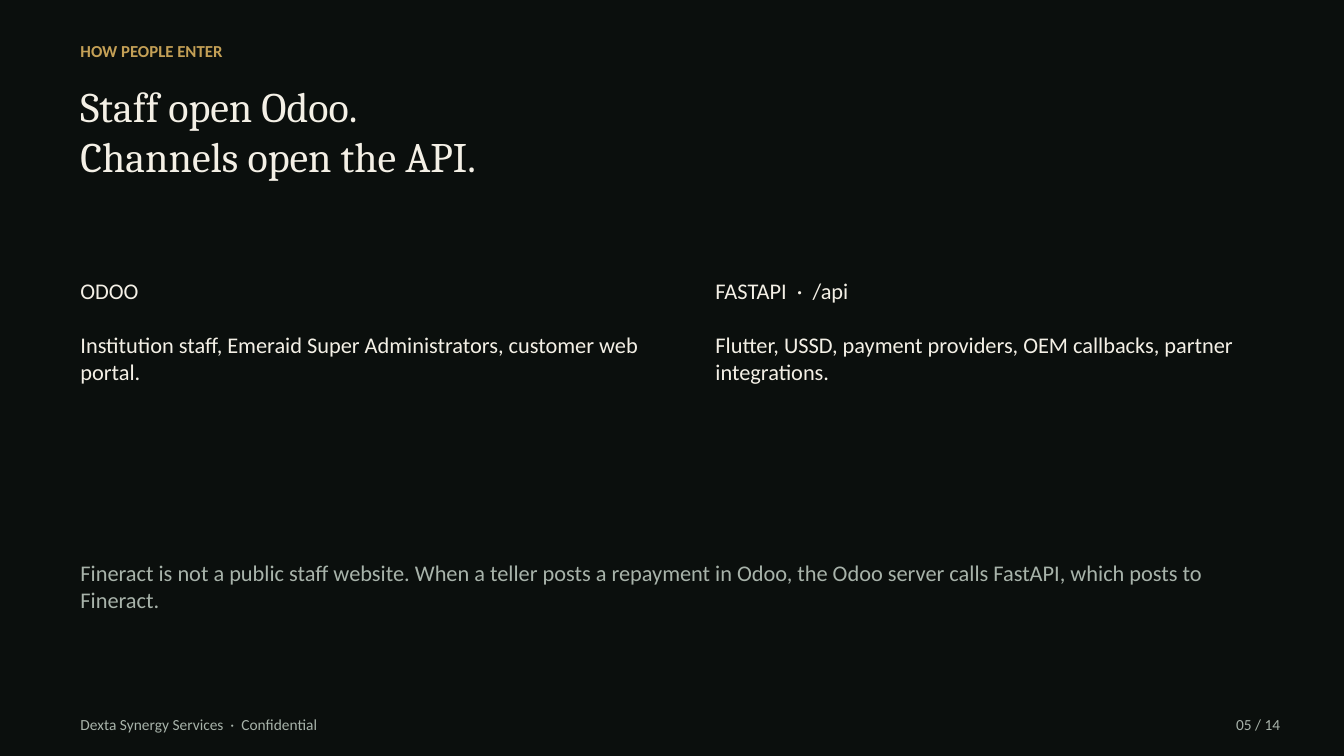
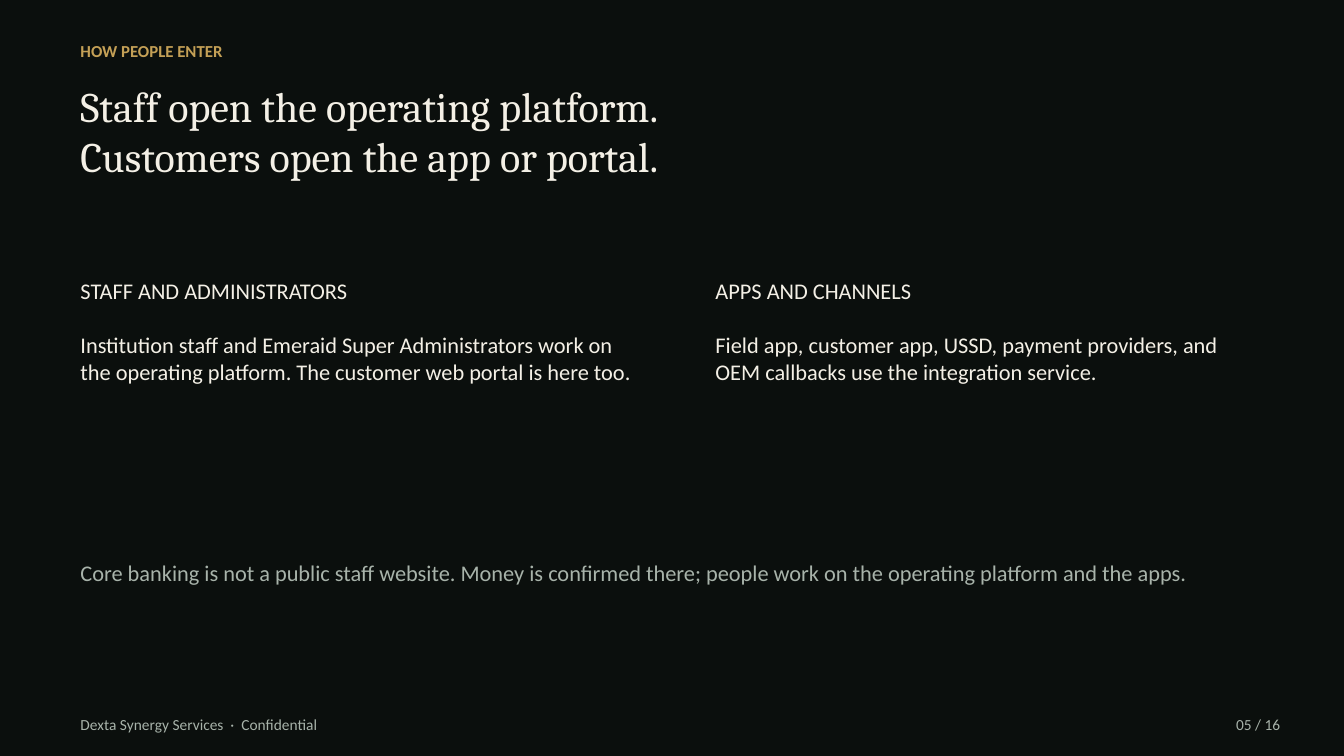
Before and after one commit to hanson1997/test, a slide deck: slide 5 of edfip-screening/architecture/EDFIP_Architecture_Dexta.pptx. Drawn at 1344x756 pixels with LibreOffice and Linux fonts; fonts in the diff are those of the drawing. Boxes give left, top, right and bottom in pixels: in the first picture for what was removed or moved away, otherwise in the second. Text is boxed around its words. In the diff, an @@ line names an element or a change of style, - is before the commit and + after.

```diff
--- a/edfip-screening/architecture/EDFIP_Architecture_Dexta.pptx
+++ b/edfip-screening/architecture/EDFIP_Architecture_Dexta.pptx
@@ text at bbox=[80, 92, 658, 181]: text changed @@
-Staff open Odoo.
-Channels open the API.
+Staff open the operating platform.
+Customers open the app or portal.
@@ text at bbox=[80, 284, 630, 384]: text changed @@
-ODOO
-Institution staff, Emeraid Super Administrators, customer web portal.
+STAFF AND ADMINISTRATORS
+Institution staff and Emeraid Super Administrators work on the operating platform. The customer web portal is here too.
@@ text at bbox=[715, 284, 1217, 384]: text changed @@
-FASTAPI · /api
-Flutter, USSD, payment providers, OEM callbacks, partner integrations.
+APPS AND CHANNELS
+Field app, customer app, USSD, payment providers, and OEM callbacks use the integration service.
@@ text at bbox=[80, 565, 1186, 585]: text changed @@
-Fineract is not a public staff website. When a teller posts a repayment in Odoo, the Odoo server calls FastAPI, which posts to Fineract.
+Core banking is not a public staff website. Money is confirmed there; people work on the operating platform and the apps.
@@ text at bbox=[1236, 719, 1281, 730]: text changed @@
-05 / 14
+05 / 16
```
Also in this commit, not shown: 13 other slides changed, 2 slides added, 5 other files.
